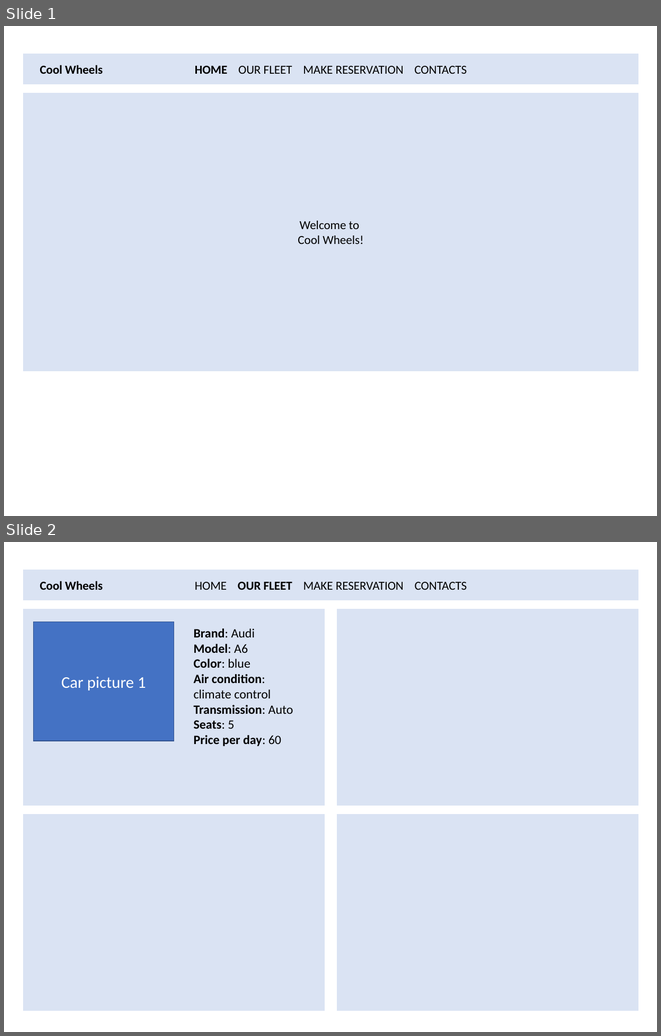
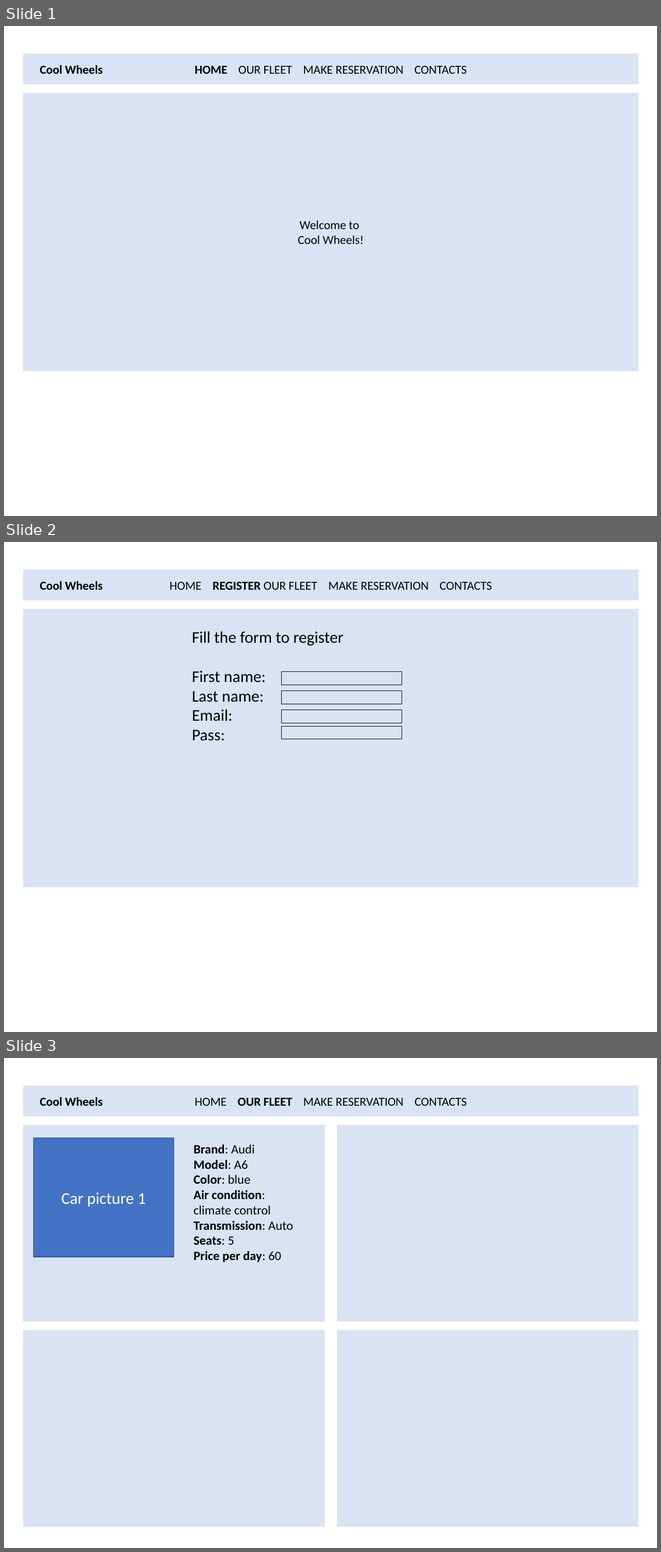
Before and after one commit to IvanZet/FSWD40-PHP-Day03, a slide deck: challenge/Challange design.pptx. Shown one above the other, each under a label of ours: slides 1 and 2 before the commit, slides 1, 2 and 3 after it. The pictures are 661x1036 and 661x1552 pixels, drawn with LibreOffice and Linux fonts; fonts in the diff are those of the drawing. Boxes give left, top, right and bottom in pixels: in the first picture for what was removed or moved away, otherwise in the second. Text is boxed around its words. In the diff, an @@ line names an element or a change of style, - is before the commit and + after.

```diff
--- a/challenge/Challange design.pptx
+++ b/challenge/Challange design.pptx
@@ slide 2 added at <box>4,542,657,1032</box>, background #FFFFFF @@
@@ rectangle added at <box>24,570,638,600</box>, fill #DAE3F3, outline #DAE3F3 1 pt, 13.5 pt, text #000000 @@
+HOME REGISTER OUR FLEET MAKE RESERVATION CONTACTS
@@ rectangle added at <box>24,570,119,600</box>, fill #DAE3F3, outline #DAE3F3 1 pt, 13.5 pt, text #000000, bold @@
+Cool Wheels
@@ rectangle added at <box>24,609,638,886</box>, fill #DAE3F3, outline #DAE3F3 1 pt @@
@@ text added at <box>192,631,344,741</box>, 18 pt, text #000000 @@
+Fill the form to register
+First name:
+Last name:
+Email:
+Pass:
@@ rectangle added at <box>282,672,402,685</box>, outline #000000 0.75 pt @@
@@ rectangle added at <box>282,691,402,704</box>, outline #000000 0.75 pt @@
@@ rectangle added at <box>282,710,402,723</box>, outline #000000 0.75 pt @@
@@ rectangle added at <box>282,726,402,739</box>, outline #000000 0.75 pt @@
@@ what was slide 2 is now slide 3 @@
```
Also in this commit, not shown: 3 other files.
